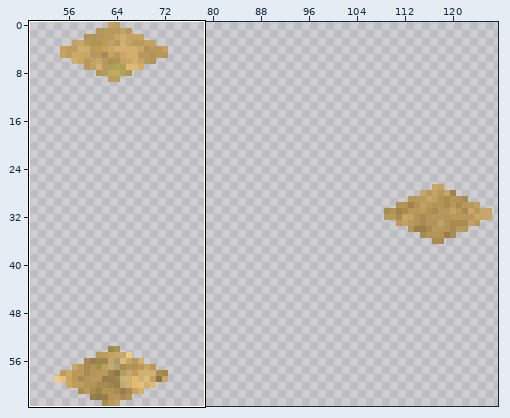
Sprite sheet -- data/images/terrain/beach/beach21.png. Above, an overview of the earlier version with the close-up marked.
Close-up. The starting point:
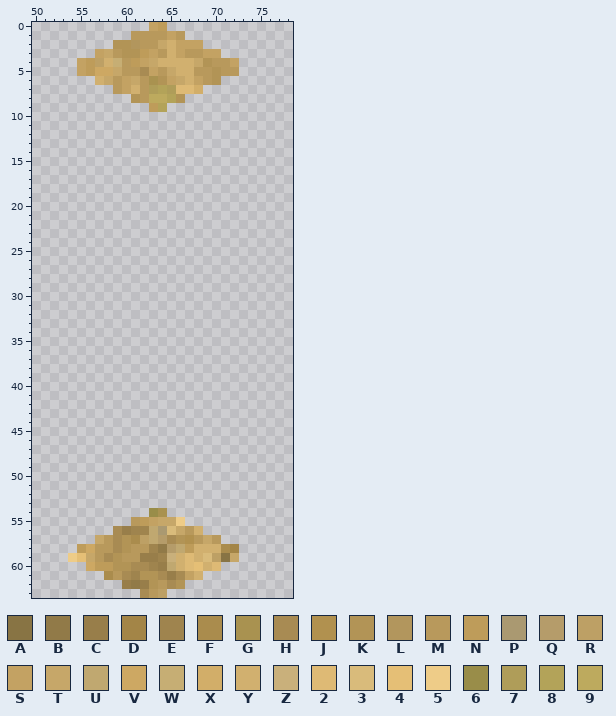
The file is 128x64 pixels. Colours within 5 levels of each other are drawn and written as one. Shown: x 50..78, y 0..63. The wide view leaves out empty margins. The commit also changed other parts of the picture, which this record leaves out.
Palette (. is transparent): A #887444  B #917a48  C #987e4a  D #a38547  E #9f844e  F #aa8c4d  G #a99250  H #a88b53  J #b1914f  K #b29456  L #b2965d  M #b8995c  N #be9c5a  P #aa9971  Q #b59c6a  R #bda065  S #c3a263  T #c6a769  U #c0a870  V #cda863  W #c6ae74  X #d2ae69  Y #d1b06f  Z #c9b07b  2 #deba75  3 #d9bb7b  4 #e5bf76  5 #eecc88  6 #998d49  7 #af9d59  8 #b3a359  9 #bdaa5e
Pixels before, first column x 54:
 0 .........SN........
 1 .......MMMMSM......
 2 .....KKLMMTYSSS....
 3 ...STMKKNSMYSMMSS..
 4 .SNRYWMNSTYYYYTKMMS
 5 .SNVVTMMHSMTYYMMKMM
 6 ...YTMSTMGKSTYSMK..
 7 .....MSYM78722X....
 8 .......KM998K......
 9 .........N8........
10 ...................
11 ...................
12 ...................
13 ...................
14 ...................
15 ...................
16 ...................
17 ...................
18 ...................
19 ...................
20 ...................
21 ...................
22 ...................
23 ...................
24 ...................
25 ...................
26 ...................
27 ...................
28 ...................
29 ...................
30 ...................
31 ...................
32 ...................
33 ...................
34 ...................
35 ...................
36 ...................
37 ...................
38 ...................
39 ...................
40 ...................
41 ...................
42 ...................
43 ...................
44 ...................
45 ...................
46 ...................
47 ...................
48 ...................
49 ...................
50 ...................
51 ...................
52 ...................
53 ...................
54 .........6G........
55 .......MNSTT5......
56 .....HCEEUP3TMY....
57 ...TMHKFRUQHKJMTM..
58 .NVMMHKMMEBQUNYYYFD
59 54TMHKMMCCEZY2Y3RAT
60 ..VNNKKHHECUY24Y2..
61 ....FMHEKKHCHSY....
62 ......CBCKMHK......
63 ........HMR........
Once edited:
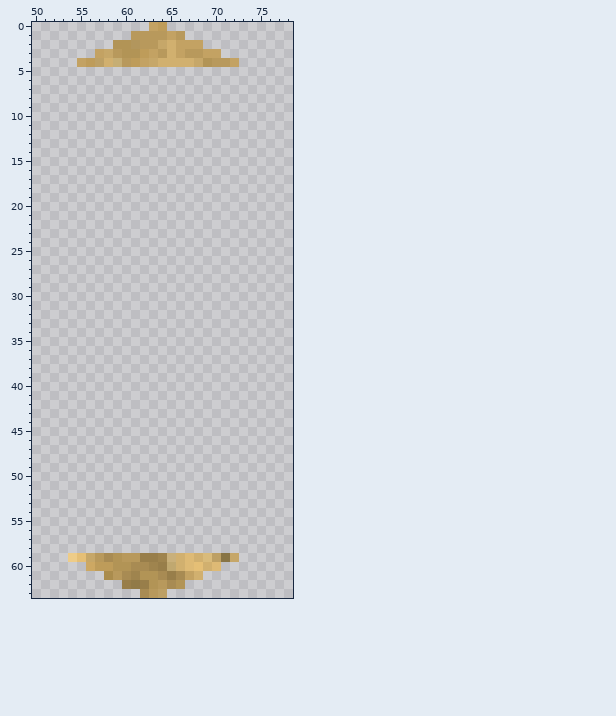
Difference:
y 5: x 55..72 SNVVTMMHSMTYYMMKMM -> ..................
y 6: x 57..70 YTMSTMGKSTYSMK -> ..............
y 7: x 59..68 MSYM78722X -> ..........
y 8: x 61..66 KM998K -> ......
y 9: x 63..64 N8 -> ..
y 54: x 63..64 6G -> ..
y 55: x 61..66 MNSTT5 -> ......
y 56: x 59..68 HCEEUP3TMY -> ..........
y 57: x 57..70 TMHKFRUQHKJMTM -> ..............
y 58: x 55..72 NVMMHKMMEBQUNYYYFD -> ..................
